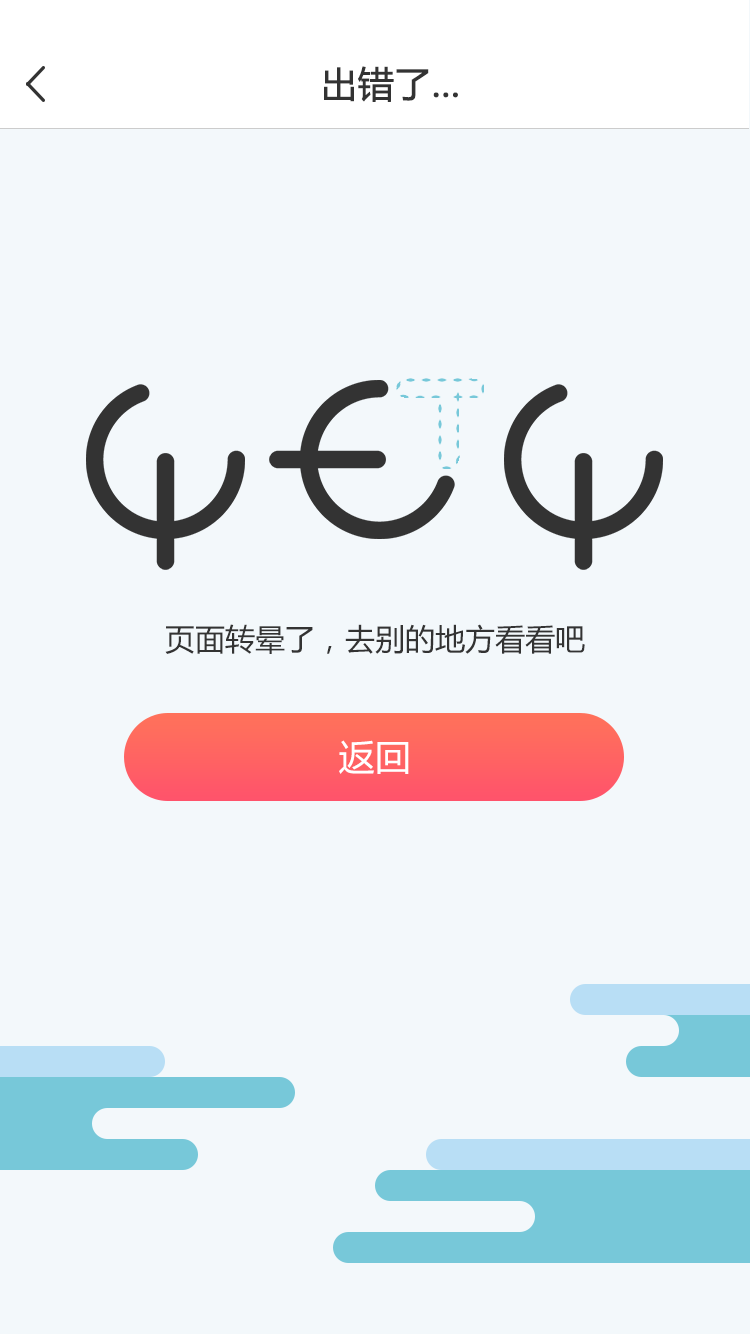
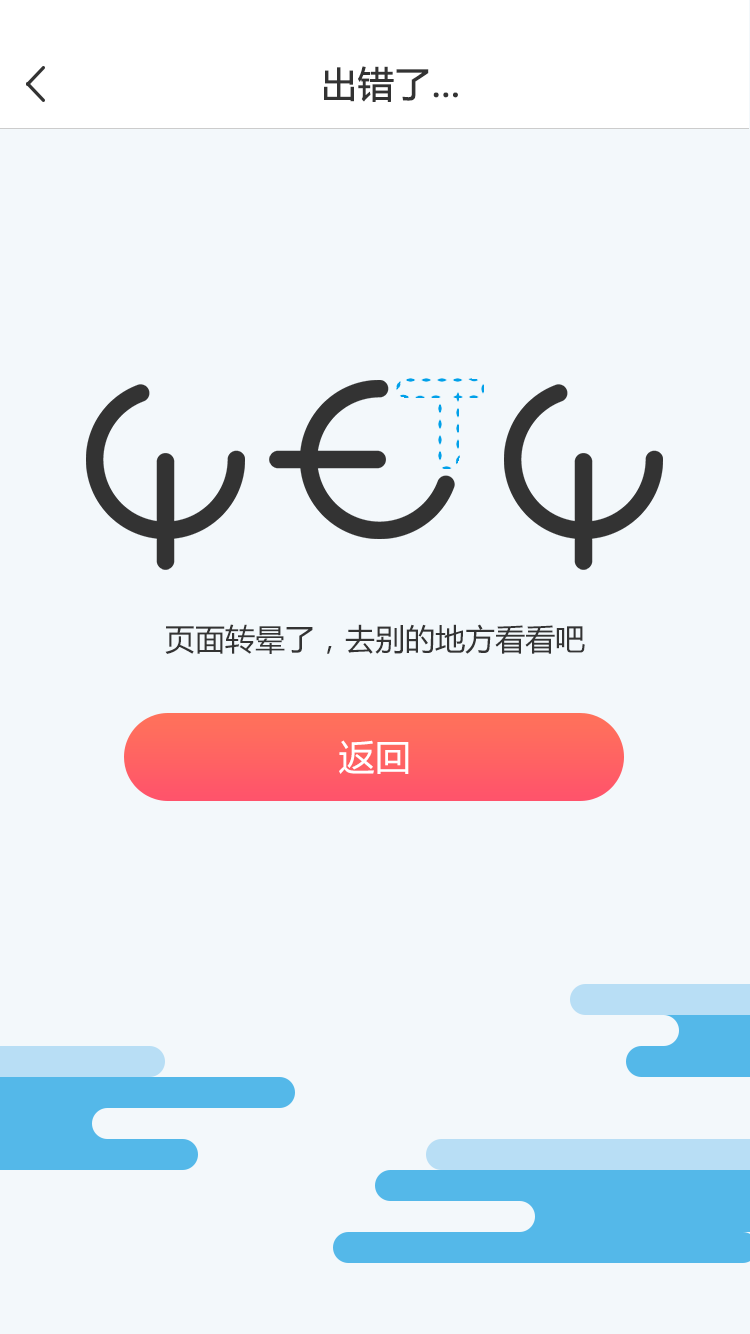
Layer changes from the first (750, 1334) image to the second:
added group "组 5" with 4 layers in group "水波" over [333, 1170, 750, 1263]
moved "圆角矩形 15" into group "组 5", painted on it over [333, 1232, 750, 1263]
moved "圆角矩形 14 副本 5" into group "组 5", painted on it over [511, 1170, 750, 1201]
removed layer "圆角矩形 14 副本 2" (1st of 2, in "水波") from group "水波" over [491, 1232, 750, 1263]
moved "圆角矩形 14 副本" (1st of 3, in "水波" › "组 5") into group "组 5", painted on it over [521, 1201, 750, 1232]
moved "圆角矩形 14" (1st of 3, in "水波" › "组 5") into group "组 5", painted on it over [375, 1170, 700, 1201]
added group "组 4" with 2 layers in group "水波" over [626, 1015, 750, 1077]
moved "圆角矩形 14 副本" (2nd of 3, in "水波" › "组 4") into group "组 4", painted on it over [626, 1046, 750, 1077]
moved "圆角矩形 14" (2nd of 3, in "水波" › "组 4") into group "组 4", painted on it over [665, 1015, 750, 1046]
added group "组 3" with 3 layers in group "水波" over [0, 1077, 295, 1170]
moved "圆角矩形 14 副本 2" (in "水波" › "组 3") into group "组 3", painted on it over [0, 1139, 198, 1170]
moved "圆角矩形 14 副本" (3rd of 3, in "水波" › "组 3") into group "组 3", painted on it over [0, 1108, 106, 1139]
moved "圆角矩形 14" (3rd of 3, in "水波" › "组 3") into group "组 3", painted on it over [0, 1077, 295, 1108]
